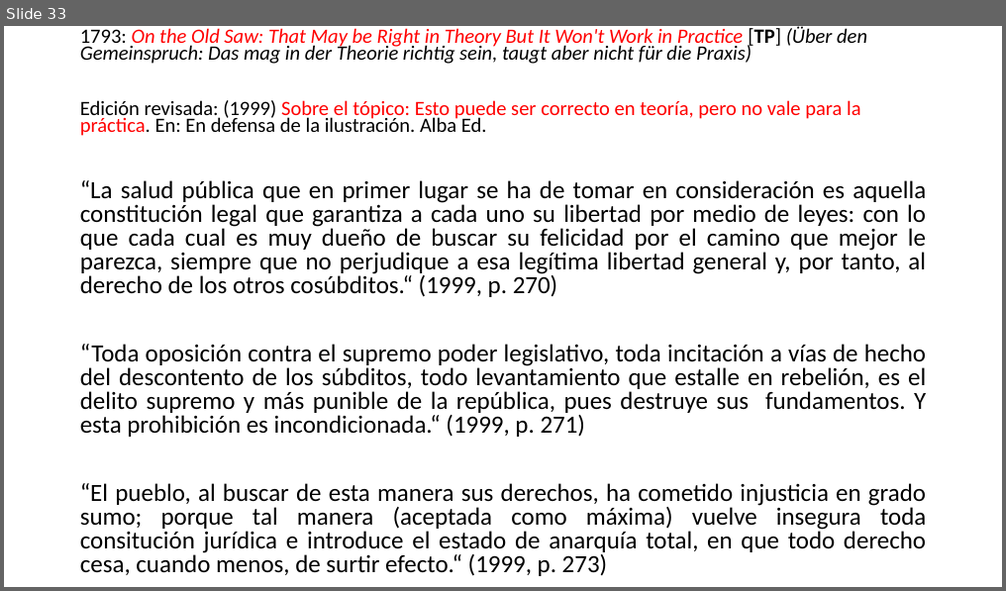
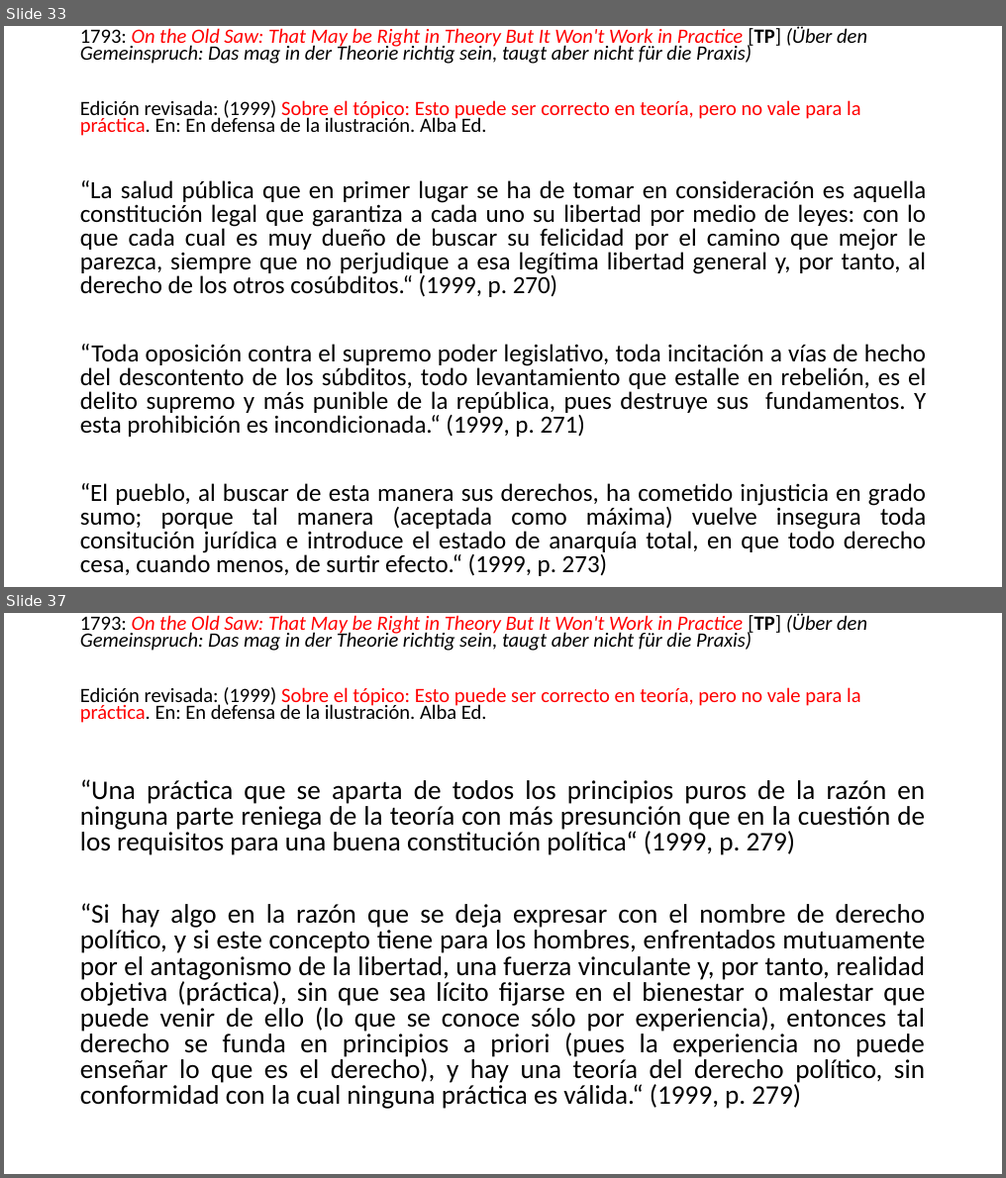
Before and after one commit to zaboltar/ArchaeologyJourney, a slide deck: DigSite/New Arcaism/uarm 2025 2/kant republica ciudadanía.pptx. Shown one above the other, each under a label of ours: slide 33 before the commit, slides 33 and 37 after it; the slides between them are not shown. The pictures are 1006x591 and 1006x1178 pixels, drawn with LibreOffice and Linux fonts; fonts in the diff are those of the drawing. Boxes give left, top, right and bottom in pixels: in the first picture for what was removed or moved away, otherwise in the second. Text is boxed around its words. In the diff, an @@ line names an element or a change of style, - is before the commit and + after.

```diff
--- a/DigSite/New Arcaism/uarm 2025 2/kant republica ciudadanía.pptx
+++ b/DigSite/New Arcaism/uarm 2025 2/kant republica ciudadanía.pptx
@@ slide 37 added at [4, 613, 1002, 1174], background #FFFFFF @@
@@ text added at [80, 613, 867, 723], 19.6 pt, text #000000, italic @@
+1793: On the Old Saw: That May be Right in Theory But It Won't Work in Practice [TP] (Über den Gemeinspruch: Das mag in der Theorie richtig sein, taugt aber nicht für die Praxis)
+Edición revisada: (1999) Sobre el tópico: Esto puede ser correcto en teoría, pero no vale para la práctica. En: En defensa de la ilustración. Alba Ed.
@@ text added at [80, 779, 926, 1109], 25.9 pt, text #000000 @@
+“Una práctica que se aparta de todos los principios puros de la razón en ninguna parte reniega de la teoría con más presunción que en la cuestión de los requisitos para una buena constitución política“ (1999, p. 279)
+“Si hay algo en la razón que se deja expresar con el nombre de derecho político, y si este concepto tiene para los hombres, enfrentados mutuamente por el antagonismo de la libertad, una fuerza vinculante y, por tanto, realidad objetiva (práctica), sin que sea lícito fijarse en el bienestar o malestar que puede venir de ello (lo que se conoce sólo por experiencia), entonces tal derecho se funda en principios a priori (pues la experiencia no puede enseñar lo que es el derecho), y hay una teoría del derecho político, sin conformidad con la cual ninguna práctica es válida.“ (1999, p. 279)
```
Also in this commit, not shown: 3 slides changed, 23 other slides added, 14 other files.
